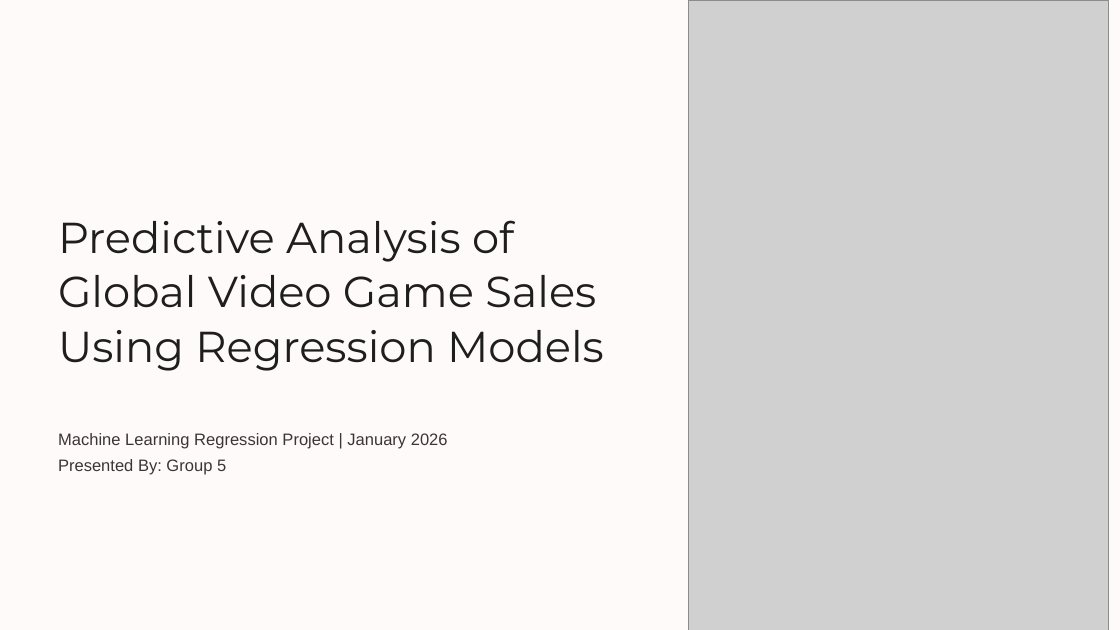
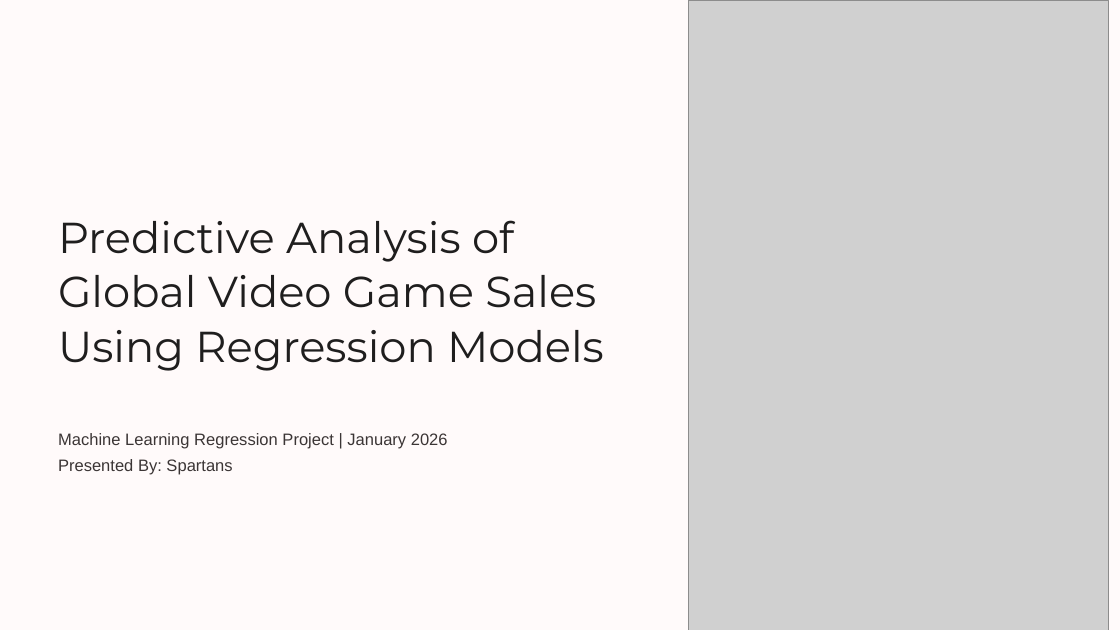
Before and after one commit to Sagar-Datkhile/VideoGameSales-Prediction, a slide deck: slide 1 of Predictive analysis of video games sales.pptx. Drawn at 1120x630 pixels with LibreOffice and Linux fonts; fonts in the diff are those of the drawing; grey boxes stand for pictures; background and template pictures are left out. Boxes give left, top, right and bottom in pixels: in the first picture for what was removed or moved away, otherwise in the second. Text is boxed around its words. In the diff, an @@ line names an element or a change of style, - is before the commit and + after.

Commit message:
Video Game Sales

```diff
--- a/Predictive analysis of video games sales.pptx
+++ b/Predictive analysis of video games sales.pptx
@@ text at <box>58,459,232,475</box>: text changed @@
-Presented By: Group 5
+Presented By: Spartans
```
